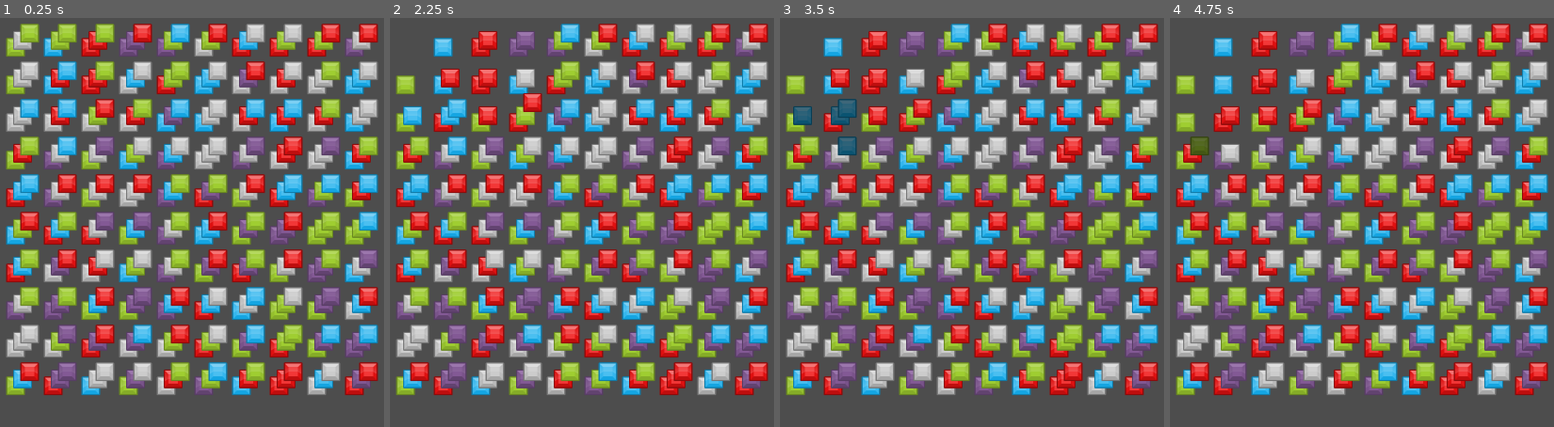
Above: before the commit, frames 1-4 (left to right).
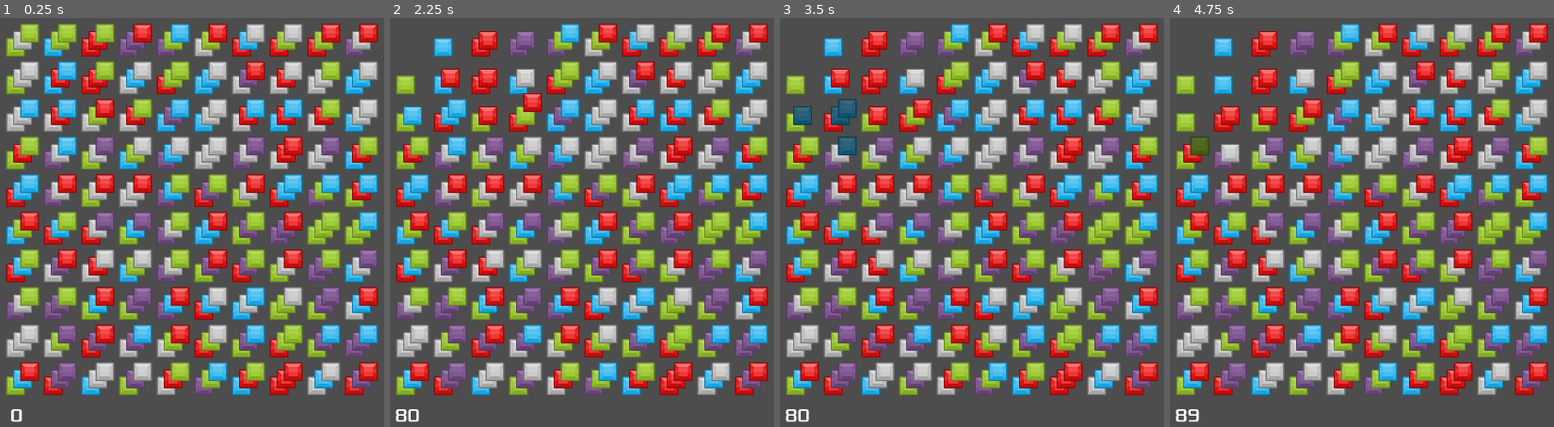
Above: after the commit, the same moments.

Repository: heyhachi/SanSameClone
Game: Godot game, scene res://Levels/main_level.tscn
Two runs of this game, one before a commit and one after it. Both use one fixed random seed, a clock stepped at 60 frames per second and the inputs below.
Inputs (mouse positions are in pixels of both pictures, inside the frame that each line leads up to):
- Up to frame 1 (0.25 s): no input
- Up to frame 2 (2.25 s): tap Enter at 0.5, 2 s; move the mouse to (420, 34) at 0.52 s; press the mouse at (420, 34) at 0.53 s; tap Space at 1.25 s; move the mouse to (413, 38) at 1.27 s; release the mouse at (413, 38) at 1.28 s; click (413, 38) at 1.35 s; move the mouse to (405, 46) at 2.02 s; press the mouse at (405, 46) at 2.03 s
- Up to frame 3 (3.5 s): tap Space at 2.75 s; move the mouse to (795, 124) at 2.77 s; release the mouse at (795, 124) at 2.78 s; click (795, 124) at 2.85 s
- Up to frame 4 (4.75 s): tap Enter at 3.5 s; move the mouse to (1193, 116) at 3.52 s; press the mouse at (1193, 116) at 3.53 s; tap Space at 4.25 s; move the mouse to (1200, 144) at 4.27 s; release the mouse at (1200, 144) at 4.28 s; click (1200, 144) at 4.35 s

The runs differ from the first frame. In frame 1, less than 0.1% of the frame differs, in the area x 2-6%, y 95-99%; in frame 2, 0.1%, in the area x 1-8%, y 95-99%; in frame 3, 0.1%; in frame 4, 0.1%.

Commit message:
スコア計算を実装した。

Diff:
--- a/Globals/global.gd
+++ b/Globals/global.gd
@@ -1,5 +1,6 @@
 extends Node
 
+##パネルの色
 enum PanelColor {
 	EMPTY,
 	RED,
@@ -9,5 +10,12 @@
 	MAGENTA,
 }
 
+##グリッドのセルのサイズ
 const PANEL_SIZE := 64
+##パネルを重ねる際のオフセット
 const PANEL_LAYER_OFFSET := 12
+
+##ハイスコア
+var hi_score: int = 0
+##スコア
+var total_score: int = 0
--- a/Levels/main_level.gd
+++ b/Levels/main_level.gd
@@ -1,26 +1,40 @@
 class_name MainLevel
 extends Node2D
 
+##パネルを並べる際の原点となる座標
 @onready var panel_layout_base: Marker2D = $PanelLayoutBase
+##入力受付無効期間用タイマー
 @onready var ignore_input_timer: Timer = $IgnoreInputTimer
-
+##トータルスコア表示ようラベル
+@onready var total_score_label: Label = $UILayer/HBoxContainer/TotalScoreLabel
+
+##グリッドの横幅
 @export var horizontal_count := 10
+##グリッドの縦幅
 @export var vertical_count := 10
+##グリッドの奥行き
 @export var z_count := 3
 
+##パネル用シーン
 var panel_scene: PackedScene = preload("res://Panels/panel_item.tscn")
-var panel_array := []
+##フィールド内のパネル管理用配列、グリッド(3次元配列で順序は[x][y][z])
+var panel_grid := []
+##マウスの座標記憶用
 var mouse_position := Vector2.ZERO
+##選択中のパネルの配列
 var selected_panels: Array[PanelItem] = []
+##入力可能かどうか
 var can_input := true
+##ゲームオーバーかどうか
 var is_game_over := false
 
 func _ready() -> void:
 	randomize()
+	total_score_label.text = "%8d"%Global.total_score
 	# 3次元配列を初期化
 	init_field()
 	# フィールドサイズ確認
-	print("x,y,z:%d,%d,%d" % [panel_array.size(), panel_array[0].size(), panel_array[0][0].size()])
+	print("x,y,z:%d,%d,%d" % [panel_grid.size(), panel_grid[0].size(), panel_grid[0][0].size()])
 
 	#var arr = [3,4,1,5,9]
 	#arr.sort_custom(
@@ -33,6 +47,8 @@
 
 
 
+##フィールドの初期化を行う
+##全消し可能化どうかは考慮しない
 func init_field() -> void:
 	for x in range(horizontal_count):
 		var y_array := []
@@ -49,10 +65,10 @@
 						item.grid_position += Vector3(x, y, z)
 						item.update_position(Global.PANEL_SIZE, Vector3(-z * Global.PANEL_LAYER_OFFSET, z * Global.PANEL_LAYER_OFFSET, 0))
 						item.z_index = z_count - z
-						item.get_panel.connect(func(pos: Vector3) -> void: panel_array[pos.x][pos.y][pos.z] = null)
+						item.get_panel.connect(func(pos: Vector3) -> void: panel_grid[pos.x][pos.y][pos.z] = null)
 				z_array.append(item)
 			y_array.append(z_array)
-		panel_array.append(y_array)
+		panel_grid.append(y_array)
 
 
 func _process(_delta: float) -> void:
@@ -70,7 +86,8 @@
 		set_physics_process(false)
 
 
-
+##ゲームが継続可能かどうか判定する
+##trueならば継続可能
 func can_continue_game() -> bool:
 	for x in range(horizontal_count):
 		for y in range(vertical_count):
@@ -90,7 +107,7 @@
 		on_panel_clicked()
 
 
-#カーソル下のパネルと、それと一緒に消せるパネルをハイライトする
+##カーソル下のパネルと、それと一緒に消せるパネルをハイライトする
 func hilight_panel() -> void:
 	selected_panels.clear()
 	#if !can_input: return
@@ -99,7 +116,7 @@
 	for x in horizontal_count:
 		for y in vertical_count:
 			for z in z_count:
-				var panel = panel_array[x][y][z]
+				var panel = panel_grid[x][y][z]
 				if panel != null:
 					panel.modulate = 0xFFFFFFFF
 
@@ -129,27 +146,26 @@
 	)
 	var visited := {}
 	var chained := check_adjacent_chain(
-		colliders[0].grid_position.x,
-		colliders[0].grid_position.y,
-		colliders[0].grid_position.z,
+		colliders[0].grid_position.x as int,
+		colliders[0].grid_position.y as int,
+		colliders[0].grid_position.z as int,
 		visited)
 
-
 	for v in chained:
-		panel_array[v.x][v.y][v.z].modulate = Color(0.5,0.5,0.5)
-		selected_panels.append(panel_array[v.x][v.y][v.z])
-
-
+		panel_grid[v.x][v.y][v.z].modulate = Color(0.5,0.5,0.5)
+		selected_panels.append(panel_grid[v.x][v.y][v.z])
+
+
+##パネルをクリックした際の処理
 func on_panel_clicked() -> void:
-	if selected_panels.size() == 0:
-		return
-
 	if can_input == false:
 		return
 
+	#同色2個以上で消去可能
 	if selected_panels.size() <= 1:
 		return
 
+	calcurate_score(selected_panels.size())
 	for i in selected_panels:
 		i.queue_free()
 
@@ -162,83 +178,63 @@
 			can_input = true
 			set_process_input(true)
 	)
-	#var space_state := get_world_2d().direct_space_state
-	#var query := PhysicsPointQueryParameters2D.new()
-	#query.position = mouse_position
-	#query.collide_with_areas = true
-	#query.collide_with_bodies = false
-	#query.collision_mask = 0x1
-	#query.exclude = [self]
-#
-	##検出したノード
-	#var result := space_state.intersect_point(query)
-	#if result:
-		#var colliders: Array[PanelItem] = []
-		#for i in result:
-			#if i.collider is PanelItem:
-				#colliders.append(i.collider)
-		#
-		##grid_positionのZ座標でソートする
-		#colliders.sort_custom(
-			#func(a:PanelItem, b:PanelItem) -> bool:
-				#if a.grid_position.z < b.grid_position.z:
-					#return true
-				#return false
-		#)
-		#
-		##Z座標上の一番上のパネルのみ取り除く
-		#var panel := colliders[0]
-		#if panel:
-			#panel_array[panel.grid_position.x][panel.grid_position.y][panel.grid_position.z] = null
-			#panel.queue_free()
-
-
+
+
+func calcurate_score(count: int) -> void:
+	var score = (count -1 ) ** 2
+	Global.total_score += score
+	total_score_label.text = "%8d"%Global.total_score
+	#print("%d:%d"%[score, Global.total_score])
+
+
+##ランダムなパネルの色を取得する
 func get_random_color() -> Global.PanelColor:
 	return randi_range(1, Global.PanelColor.size() - 1) as Global.PanelColor
 
 
+##任意のセルにパネルが存在するかどうか
 func is_cell_occupied(x: int, y: int, z: int) -> bool:
 	if x < 0 or x >= horizontal_count or y < 0 or y >= vertical_count or z < 0 or z >= z_count:
 		return true
-	return panel_array[x][y][z] != null
+	return panel_grid[x][y][z] != null
 
 
 ## パネルを奥方向へスライド
 func move_inside() -> void:
-	for x in panel_array.size():
-		for y in panel_array[0].size():
-			for z in range(panel_array[0][0].size() - 1, 0, -1):
+	for x in panel_grid.size():
+		for y in panel_grid[0].size():
+			for z in range(panel_grid[0][0].size() - 1, 0, -1):
 				#奥方向への移動
 				var upper_z = z - 1
-				if panel_array[x][y][z] == null and panel_array[x][y][upper_z] != null:
-					var panel = panel_array[x][y][upper_z]
+				if panel_grid[x][y][z] == null and panel_grid[x][y][upper_z] != null:
+					var panel = panel_grid[x][y][upper_z]
 					panel.z_index -= 1
 					panel.grid_position += Vector3(0, 0, 1)
 					panel.update_position(Global.PANEL_SIZE, Vector3(-z * Global.PANEL_LAYER_OFFSET, z * Global.PANEL_LAYER_OFFSET, 0), false)
-					panel_array[x][y][z] = panel
-					panel_array[x][y][upper_z] = null
+					panel_grid[x][y][z] = panel
+					panel_grid[x][y][upper_z] = null
 
 
 ## パネルを下方向へスライド
 func move_down() -> void:
-	for x in panel_array.size():
-		for y in range(panel_array[0].size() - 1, 0, -1):
-			for z in panel_array[0][0].size():
+	for x in panel_grid.size():
+		for y in range(panel_grid[0].size() - 1, 0, -1):
+			for z in panel_grid[0][0].size():
 				#下方向への移動
 				var up_y = y - 1
-				if panel_array[x][y][z] == null and panel_array[x][up_y][z] != null:
-					var panel = panel_array[x][up_y][z]
+				if panel_grid[x][y][z] == null and panel_grid[x][up_y][z] != null:
+					var panel = panel_grid[x][up_y][z]
 					panel.grid_position += Vector3(0, 1, 0)
 					panel.update_position(Global.PANEL_SIZE, Vector3(-z * Global.PANEL_LAYER_OFFSET, z * Global.PANEL_LAYER_OFFSET, 0), false)
-					panel_array[x][y][z] = panel
-					panel_array[x][up_y][z] = null
+					panel_grid[x][y][z] = panel
+					panel_grid[x][up_y][z] = null
 
 
 ## 任意の列が空どうか
 func is_empty_column(index: int) -> bool:
-	for y in panel_array[0].size():
-		for z in panel_array[0][0].size():
-			if panel_array[index][y][z] != null:
+	for y in panel_grid[0].size():
+		for z in panel_grid[0][0].size():
+			if panel_grid[index][y][z] != null:
 				return false
 
 	return true
@@ -246,29 +242,30 @@
 
 ## パネルを左方向へスライド
 func move_left() -> void:
-	for x in panel_array.size() - 1:
+	for x in panel_grid.size() - 1:
 		#一列丸ごと空なら左スライド
 		if not is_empty_column(x):
 			continue
-		for y in panel_array[0].size():
-			for z in panel_array[0][0].size():
+		for y in panel_grid[0].size():
+			for z in panel_grid[0][0].size():
 				#左方向への移動
 				var right_x := x + 1
-				if panel_array[x][y][z] == null and panel_array[right_x][y][z] != null:
-					var panel = panel_array[right_x][y][z]
+				if panel_grid[x][y][z] == null and panel_grid[right_x][y][z] != null:
+					var panel = panel_grid[right_x][y][z]
 					panel.grid_position += Vector3(-1, 0, 0)
 					panel.update_position(Global.PANEL_SIZE, Vector3(-z * Global.PANEL_LAYER_OFFSET, z * Global.PANEL_LAYER_OFFSET, 0), false)
-					panel_array[x][y][z] = panel
-					panel_array[right_x][y][z] = null
-
-
+					panel_grid[x][y][z] = panel
+					panel_grid[right_x][y][z] = null
+
+
+##隣接する同色パネルがあるかどうか
 func is_same_color_adjacent(x: int, y: int, z: int) -> bool:
 	# 配列の範囲外チェック
 	if x < 0 or x >= horizontal_count or y < 0 or y >= vertical_count or z < 0 or z >= z_count:
 		return false
 
 	# 現在のパネルを取得
-	var current_panel = panel_array[x][y][z]
+	var current_panel = panel_grid[x][y][z]
 	if current_panel == null:
 		return false  # パネルが存在しない場合は終了
 
@@ -295,7 +292,7 @@
 			continue
 
 		# 隣接パネルを取得
-		var adjacent_panel = panel_array[nx][ny][nz]
+		var adjacent_panel = panel_grid[nx][ny][nz]
 		if adjacent_panel != null and adjacent_panel.color == current_color:
 			return true  # 隣接パネルと同じ色の場合
 
@@ -313,7 +310,7 @@
 		return []  # すでに訪問済みならスキップ
 
 	# 現在のパネルを取得
-	var current_panel = panel_array[x][y][z]
+	var current_panel = panel_grid[x][y][z]
 	if current_panel == null:
 		return []  # パネルが存在しない場合は終了
 
@@ -347,7 +344,7 @@
 			continue
 
 		# 隣接するパネルを取得
-		var adjacent_panel = panel_array[nx][ny][nz]
+		var adjacent_panel = panel_grid[nx][ny][nz]
 		if adjacent_panel != null and adjacent_panel.color == current_color:
 			# 再帰的にチェーンを探索
 			connected_panels += check_adjacent_chain(nx, ny, nz, visited)
--- a/Levels/main_level.tscn
+++ b/Levels/main_level.tscn
@@ -1,6 +1,7 @@
-[gd_scene load_steps=2 format=3 uid="uid://cxouojmpexg37"]
+[gd_scene load_steps=3 format=3 uid="uid://cxouojmpexg37"]
 
 [ext_resource type="Script" path="res://Levels/main_level.gd" id="1_hsqw3"]
+[ext_resource type="FontFile" uid="uid://cacfkuchvmb28" path="res://Assets/Fonts/Xolonium-Regular.ttf" id="2_01nyn"]
 
 [node name="MainLevel" type="Node2D"]
 script = ExtResource("1_hsqw3")
@@ -10,3 +11,19 @@
 
 [node name="IgnoreInputTimer" type="Timer" parent="."]
 one_shot = true
+
+[node name="UILayer" type="CanvasLayer" parent="."]
+
+[node name="HBoxContainer" type="HBoxContainer" parent="UILayer"]
+anchors_preset = 12
+anchor_top = 1.0
+anchor_right = 1.0
+anchor_bottom = 1.0
+grow_horizontal = 2
+grow_vertical = 0
+
+[node name="TotalScoreLabel" type="Label" parent="UILayer/HBoxContainer"]
+layout_mode = 2
+theme_override_fonts/font = ExtResource("2_01nyn")
+theme_override_font_sizes/font_size = 30
+text = "SCORE"
Binary file added: Assets/Fonts/Xolonium-Regular.ttf
Not shown, added: Assets/Fonts/Xolonium-Regular.ttf.import
